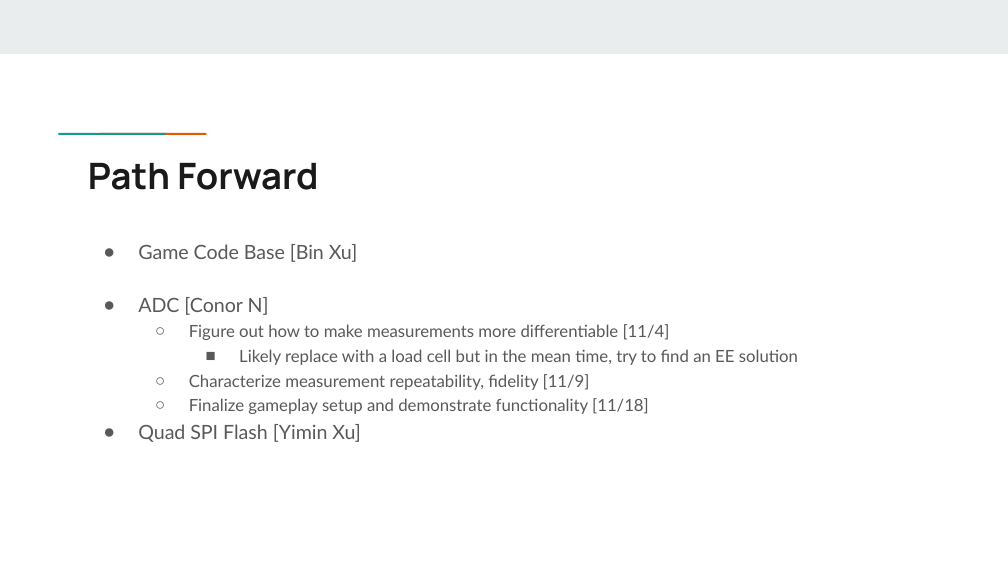
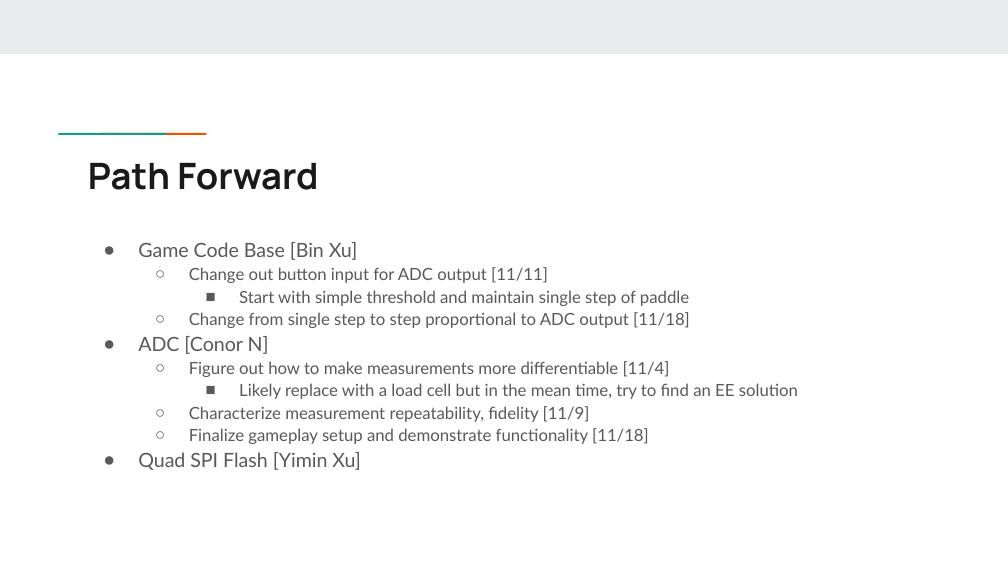
Before and after one commit to xu842251462/EC551_FinalProject, a slide deck: slide 12 of Presentations/EC551SecondProjectPresentation.pptx. Drawn at 1008x567 pixels with LibreOffice and Linux fonts; fonts in the diff are those of the drawing. Boxes give left, top, right and bottom in pixels: in the first picture for what was removed or moved away, otherwise in the second. Text is boxed around its words. In the diff, an @@ line names an element or a change of style, - is before the commit and + after.

```diff
--- a/Presentations/EC551SecondProjectPresentation.pptx
+++ b/Presentations/EC551SecondProjectPresentation.pptx
@@ text at (138, 242, 798, 470): line spacing 1.15 to 1.05 @@
@@ text at (189, 267, 690, 328): paragraphs added @@
+  ○ Change out button input for ADC output [11/11]
+    ■ Start with simple threshold and maintain single step of paddle
+  ○ Change from single step to step proportional to ADC output [11/18]
```
Also in this commit, not shown: 4 other slides changed.
